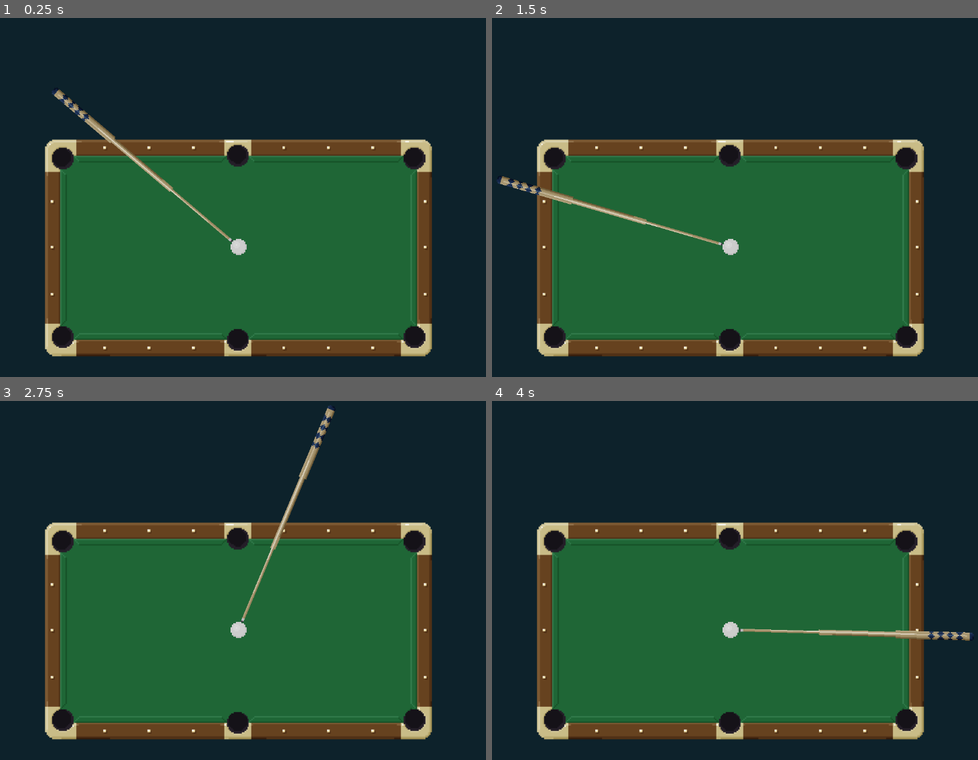
Above: before the commit, frames 1-4 (two rows, left to right).
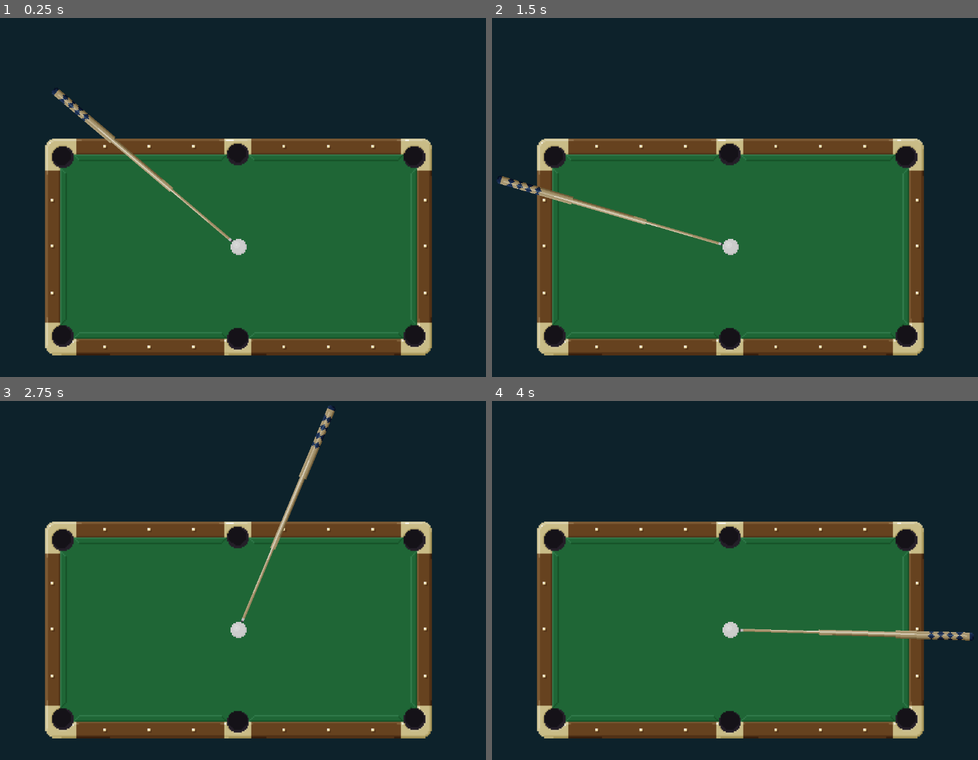
Above: after the commit, the same moments.

Repository: mamu7211/billard-game
Game: Godot game, scene res://scenes/table.tscn
The game is run twice, just before and just after one commit, with the same random seed, the same clock (stepped at 60 frames per second) and the same inputs. Before the commit the project starts from res://table.tscn.
Inputs (mouse positions are in pixels of both pictures, inside the frame that each line leads up to):
- Up to frame 1 (0.25 s): no input
- Up to frame 2 (1.5 s): tap Enter at 0.5 s; move the mouse to (851, 179) at 0.52 s; tap Space at 1.25 s; move the mouse to (623, 215) at 1.27 s
- Up to frame 3 (2.75 s): tap Enter at 2 s; move the mouse to (291, 501) at 2.02 s
- Up to frame 4 (4 s): tap Space at 2.75 s; move the mouse to (705, 652) at 2.77 s; tap Enter at 3.5 s; move the mouse to (890, 634) at 3.52 s

The runs differ from the first frame. In frame 1, 1.6% of the frame differs, in the area x 9-89%, y 33-95%; in frame 2, 1.6%; in frame 3, 1.6%; in frame 4, 1.6%.
Error after the commit: Invalid get index 'position' (on base: 'null instance'). (res://scripts/table.gd:6)

Commit message:
Refactors structure.

Diff:
--- a/project/project.godot
+++ b/project/project.godot
@@ -16,8 +16,8 @@
 [application]
 
 config/name="pixel-billard"
-run/main_scene="res://table.tscn"
-config/icon="res://icon.png"
+run/main_scene="res://scenes/table.tscn"
+config/icon="res://images/icon.png"
 
 [display]
 
@@ -30,5 +30,5 @@
 quality/shadows/filter_mode=0
 quality/filters/use_nearest_mipmap_filter=true
 environment/default_clear_color=Color( 0.0509804, 0.133333, 0.168627, 1 )
-environment/default_environment="res://default_env.tres"
+environment/default_environment="res://resources/default_env.tres"
 quality/filters/anisotropic_filter_level=1
--- /dev/null
+++ b/project/scenes/table.tscn
@@ -0,0 +1,48 @@
+[gd_scene load_steps=9 format=2]
+
+[ext_resource path="res://scripts/game.gd" type="Script" id=1]
+[ext_resource path="res://scripts/table.gd" type="Script" id=2]
+[ext_resource path="res://images/table.png" type="Texture" id=3]
+[ext_resource path="res://scripts/cue-stick-group.gd" type="Script" id=4]
+[ext_resource path="res://images/cue-stick.png" type="Texture" id=5]
+[ext_resource path="res://scripts/ball-group.gd" type="Script" id=6]
+[ext_resource path="res://images/white-ball.png" type="Texture" id=7]
+
+[sub_resource type="CircleShape2D" id=1]
+radius = 20.0
+
+[node name="game" type="Node2D"]
+script = ExtResource( 1 )
+__meta__ = {
+"_edit_horizontal_guides_": [ 510.0 ],
+"_edit_vertical_guides_": [ 600.0 ]
+}
+
+[node name="table" type="Node2D" parent="."]
+position = Vector2( 600, 510 )
+script = ExtResource( 2 )
+
+[node name="table-sprite" type="Sprite" parent="table"]
+scale = Vector2( 3, 3 )
+texture = ExtResource( 3 )
+
+[node name="cue-stick-group" type="Node2D" parent="table"]
+position = Vector2( 290, 0 )
+script = ExtResource( 4 )
+
+[node name="cue-stick" type="Sprite" parent="table/cue-stick-group"]
+position = Vector2( 280, 0 )
+scale = Vector2( 3, 3 )
+texture = ExtResource( 5 )
+
+[node name="ball-group" type="Node2D" parent="table"]
+script = ExtResource( 6 )
+
+[node name="KinematicBody2D" type="KinematicBody2D" parent="table/ball-group"]
+
+[node name="Sprite" type="Sprite" parent="table/ball-group/KinematicBody2D"]
+scale = Vector2( 3, 3 )
+texture = ExtResource( 7 )
+
+[node name="CollisionShape2D" type="CollisionShape2D" parent="table/ball-group/KinematicBody2D"]
+shape = SubResource( 1 )
--- a/project/table.gd
+++ b/project/scripts/ball-group.gd
@@ -4,12 +4,13 @@
 # var a = 2
 # var b = "text"
 
-var poi = Vector2()
-
 # Called when the node enters the scene tree for the first time.
 func _ready():
-	pass # Replace with function body.
+	connect("reset_sig",self,"reset_sig_handler",[get_node("root")])
 
 # Called every frame. 'delta' is the elapsed time since the previous frame.
 #func _process(delta):
 #	pass
+
+func reset_sig_handler():
+	print("Reset received...")
--- /dev/null
+++ b/project/scripts/game.gd
@@ -0,0 +1,20 @@
+extends Node2D
+
+signal reset_sig
+
+var reset : bool = true
+
+func _ready():
+	pass # Replace with function body.
+
+# Called every frame. 'delta' is the elapsed time since the previous frame.
+func _process(delta):
+	if reset:
+		emit_signal("reset_sig")
+		reset = false
+
+
+func _unhandled_input(event):
+    if event is InputEventKey:
+        if event.pressed and event.scancode == KEY_ESCAPE:
+            reset = true
--- /dev/null
+++ b/project/scripts/table.gd
@@ -0,0 +1,6 @@
+extends Node2D
+
+var poi : Vector2 = Vector2()
+
+func _process(delta):
+	poi = find_node("white-ball").position
--- a/project/table.tscn
+++ /dev/null
@@ -1,37 +0,0 @@
-[gd_scene load_steps=6 format=2]
-
-[ext_resource path="res://table.gd" type="Script" id=1]
-[ext_resource path="res://images/table.png" type="Texture" id=2]
-[ext_resource path="res://cue-stick-group.gd" type="Script" id=3]
-[ext_resource path="res://images/cue-stick.png" type="Texture" id=4]
-[ext_resource path="res://images/white-ball.png" type="Texture" id=5]
-
-[node name="root" type="Node2D"]
-__meta__ = {
-"_edit_horizontal_guides_": [ 510.0 ],
-"_edit_vertical_guides_": [ 600.0 ]
-}
-
-[node name="table" type="Node2D" parent="."]
-position = Vector2( 600, 510 )
-script = ExtResource( 1 )
-
-[node name="table-sprite" type="Sprite" parent="table"]
-position = Vector2( 0, 2 )
-scale = Vector2( 3, 3 )
-texture = ExtResource( 2 )
-
-[node name="cue-stick-group" type="Node2D" parent="table"]
-position = Vector2( 290, 0 )
-script = ExtResource( 3 )
-
-[node name="cue-stick" type="Sprite" parent="table/cue-stick-group"]
-position = Vector2( 280, 0 )
-scale = Vector2( 3, 3 )
-texture = ExtResource( 4 )
-
-[node name="ball-group" type="Node2D" parent="table"]
-
-[node name="white-ball" type="Sprite" parent="table/ball-group"]
-scale = Vector2( 3, 3 )
-texture = ExtResource( 5 )
Renamed: project/icon.png -> project/images/icon.png
Not shown, changed: project/images/icon.png.import
Renamed: project/default_env.tres -> project/resources/default_env.tres
Renamed: project/test.tres -> project/resources/test.tres
Renamed: project/cue-stick-group.gd -> project/scripts/cue-stick-group.gd
